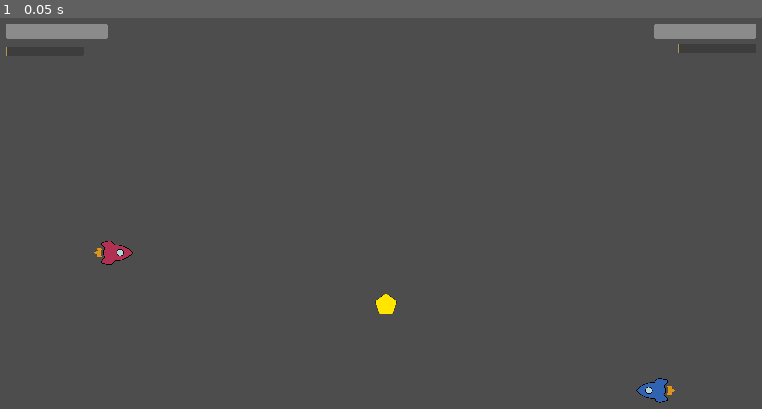
Above: before the commit, frame 1.
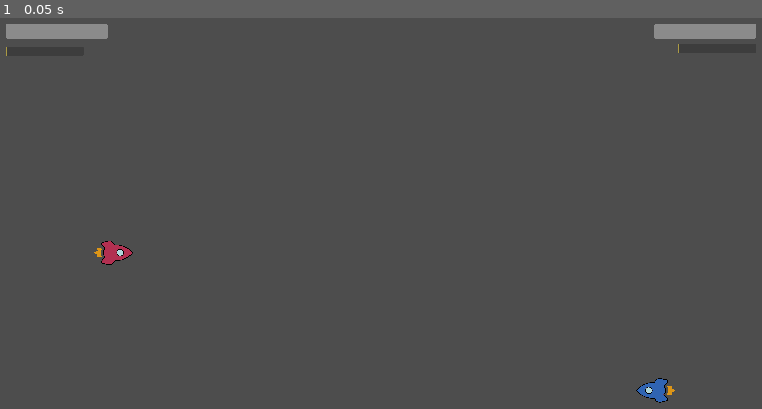
Above: after the commit, the same moment.

Repository: RajwolChapagain/Arcade-Game
Game: Godot game, scene res://main.tscn
The game is run twice, just before and just after one commit, with the same random seed, the same clock (stepped at 60 frames per second) and the same inputs.
Inputs:
- Up to frame 1 (0.05 s): no input

The runs differ from the first frame. In frame 1, 0.1% of the frame differs, in the area x 49-53%, y 70-76%.

Commit message:
Make bullet spawn at Marker2D instead of underneath ship

Diff:
--- a/main.tscn
+++ b/main.tscn
@@ -1,10 +1,9 @@
-[gd_scene load_steps=6 format=3 uid="uid://dtp6xrfqaukse"]
+[gd_scene load_steps=5 format=3 uid="uid://dtp6xrfqaukse"]
 
 [ext_resource type="Script" path="res://main.gd" id="1_uyiea"]
 [ext_resource type="PackedScene" uid="uid://dsgskm8hx8n3" path="res://ship/ship.tscn" id="2_rmhn6"]
 [ext_resource type="Texture2D" uid="uid://bqe0p44c0j6is" path="res://ship/ship_sprite_p2.png" id="3_hlk5c"]
 [ext_resource type="PackedScene" uid="uid://0uuiimj7834t" path="res://ui/hud.tscn" id="4_kn60h"]
-[ext_resource type="PackedScene" uid="uid://c7d7l820r8ga4" path="res://powerups/super_boost.tscn" id="5_yyfa2"]
 
 [node name="Main" type="Node2D"]
 script = ExtResource("1_uyiea")
@@ -37,5 +36,3 @@
 offset_top = -1500.0
 offset_right = 2000.0
 offset_bottom = 1500.0
-
-[node name="SuperBoost" parent="." instance=ExtResource("5_yyfa2")]
--- a/ship/ship.gd
+++ b/ship/ship.gd
@@ -60,7 +60,7 @@
 		if shield_button_is_pressed:
 			dash()
 		else:
-			bullet_fired.emit(BULLET_SCENE, transform.x, global_position, BULLET_LAYER)
+			bullet_fired.emit(BULLET_SCENE, transform.x, $BulletOrigin.global_position, BULLET_LAYER)
 
 	if event.is_action_pressed(SUPER_STRING) and super_percentage == 100:
 		super_percentage = 0
--- a/ship/ship.tscn
+++ b/ship/ship.tscn
@@ -45,6 +45,9 @@
 [node name="ShieldTimer" type="Timer" parent="."]
 one_shot = true
 
+[node name="BulletOrigin" type="Marker2D" parent="."]
+position = Vector2(96, 0)
+
 [connection signal="timeout" from="SuperTimer" to="." method="_on_super_timer_timeout"]
 [connection signal="screen_exited" from="VisibilityNotifier" to="." method="_on_visibility_notifier_screen_exited"]
 [connection signal="timeout" from="ShieldTimer" to="." method="_on_shield_timer_timeout"]
